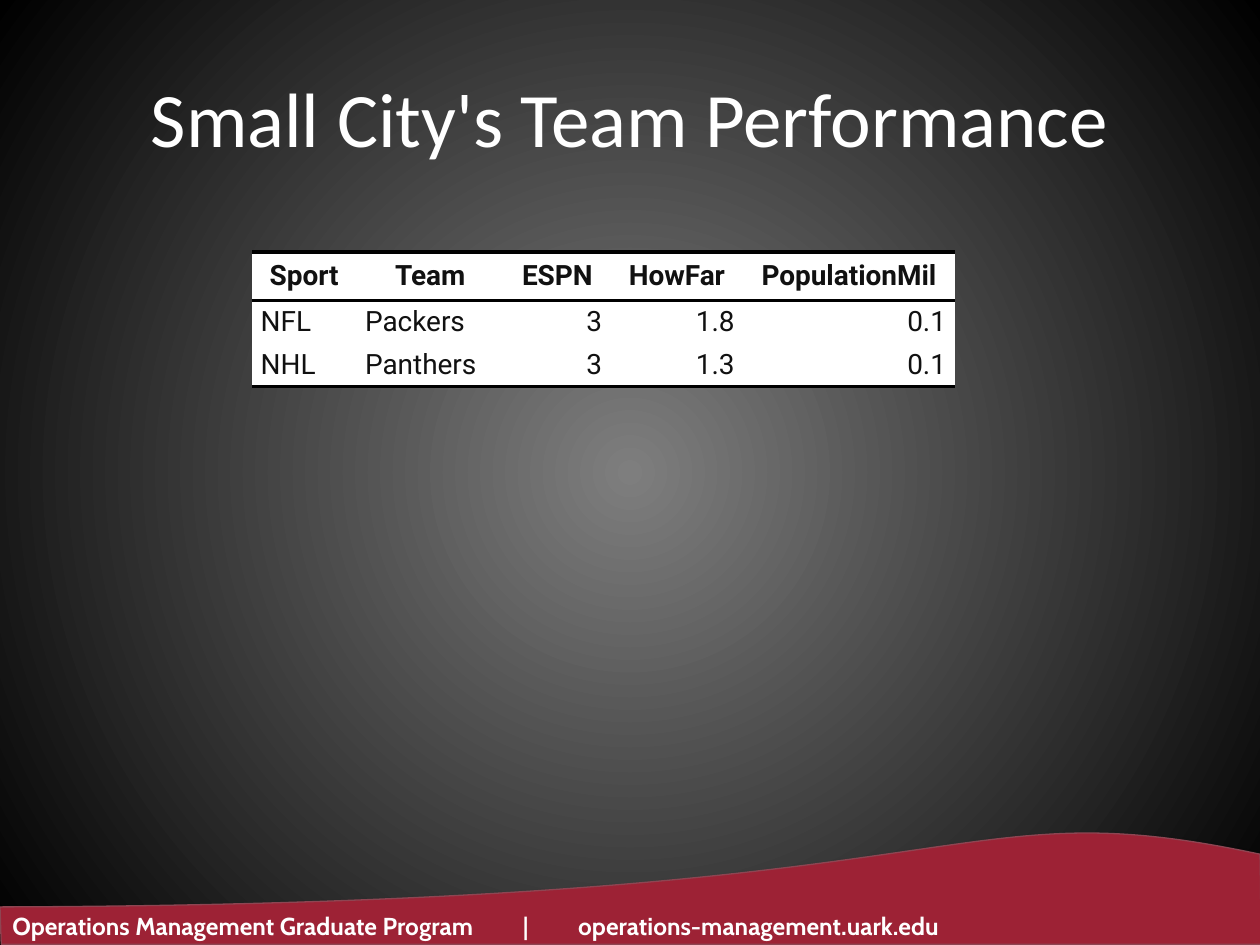
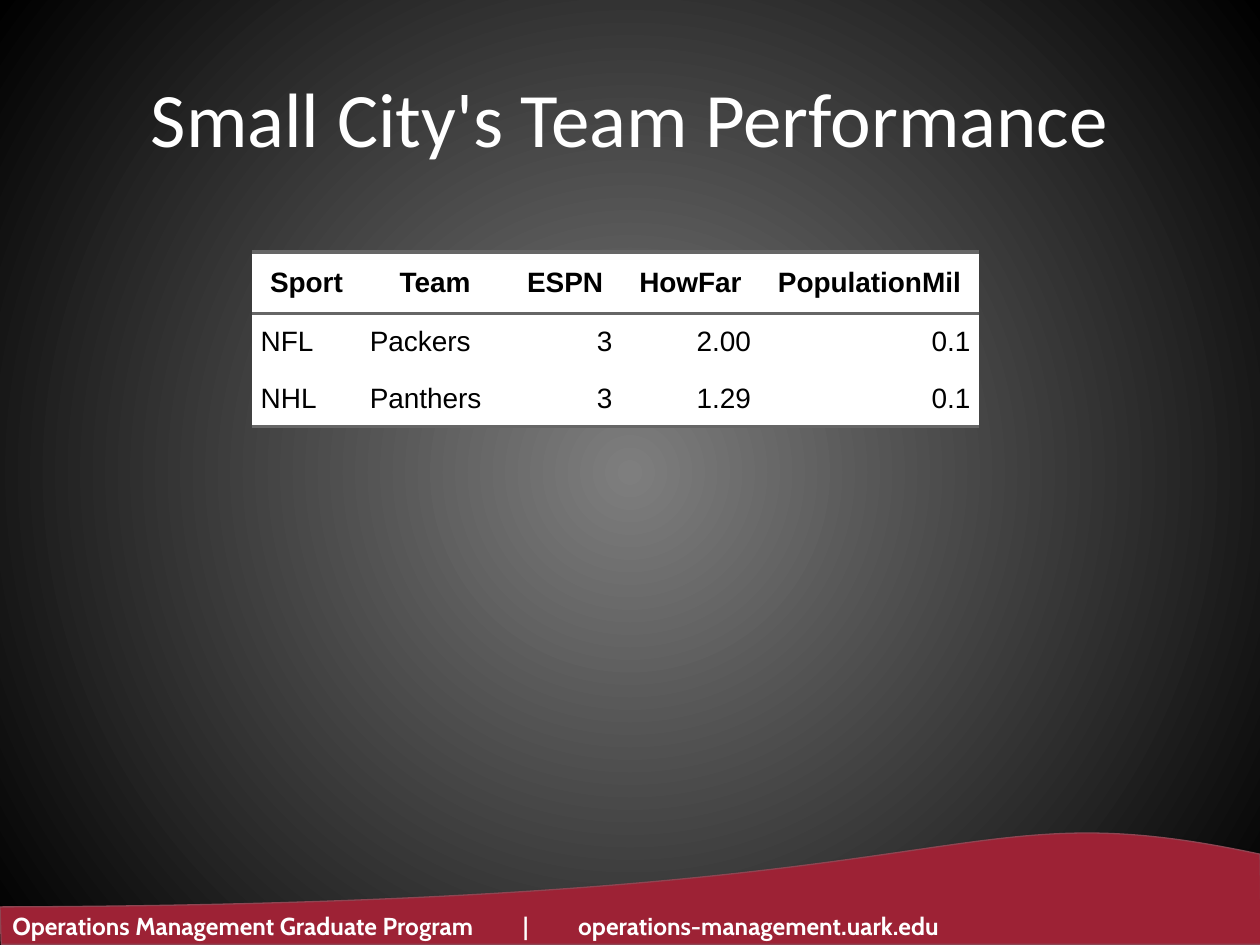
Before and after one commit to ltwalt/espnsports, a slide deck: slide 25 of Before Slide Moves - U of Ark.pptx (slide 32 before the commit). Drawn at 1260x945 pixels with LibreOffice and Linux fonts; fonts in the diff are those of the drawing; background and template pictures are left out. Boxes give left, top, right and bottom in pixels: in the first picture for what was removed or moved away, otherwise in the second. Text is boxed around its words. In the diff, an @@ line names an element or a change of style, - is before the commit and + after.

```diff
--- a/Before Slide Moves - U of Ark.pptx
+++ b/Before Slide Moves - U of Ark.pptx
@@ table at box(252, 252, 979, 630) @@
-row 2, column 4: 1.8
+row 2, column 4: 2.00
-row 3, column 4: 1.3
+row 3, column 4: 1.29
@@ font Roboto to Arial, text colour #111111 to #000000 in "Sport", "Team", "ESPN", "HowFar" and 9 more places @@
@@ more space between paragraphs @@
@@ borders changed @@
@@ table: place and size @@
-table at box(252, 252, 955, 630)
+table at box(252, 252, 979, 630)
```
Also in this commit, not shown: 16 other slides changed, 2 slides added, 9 slides removed, 5 other files.
